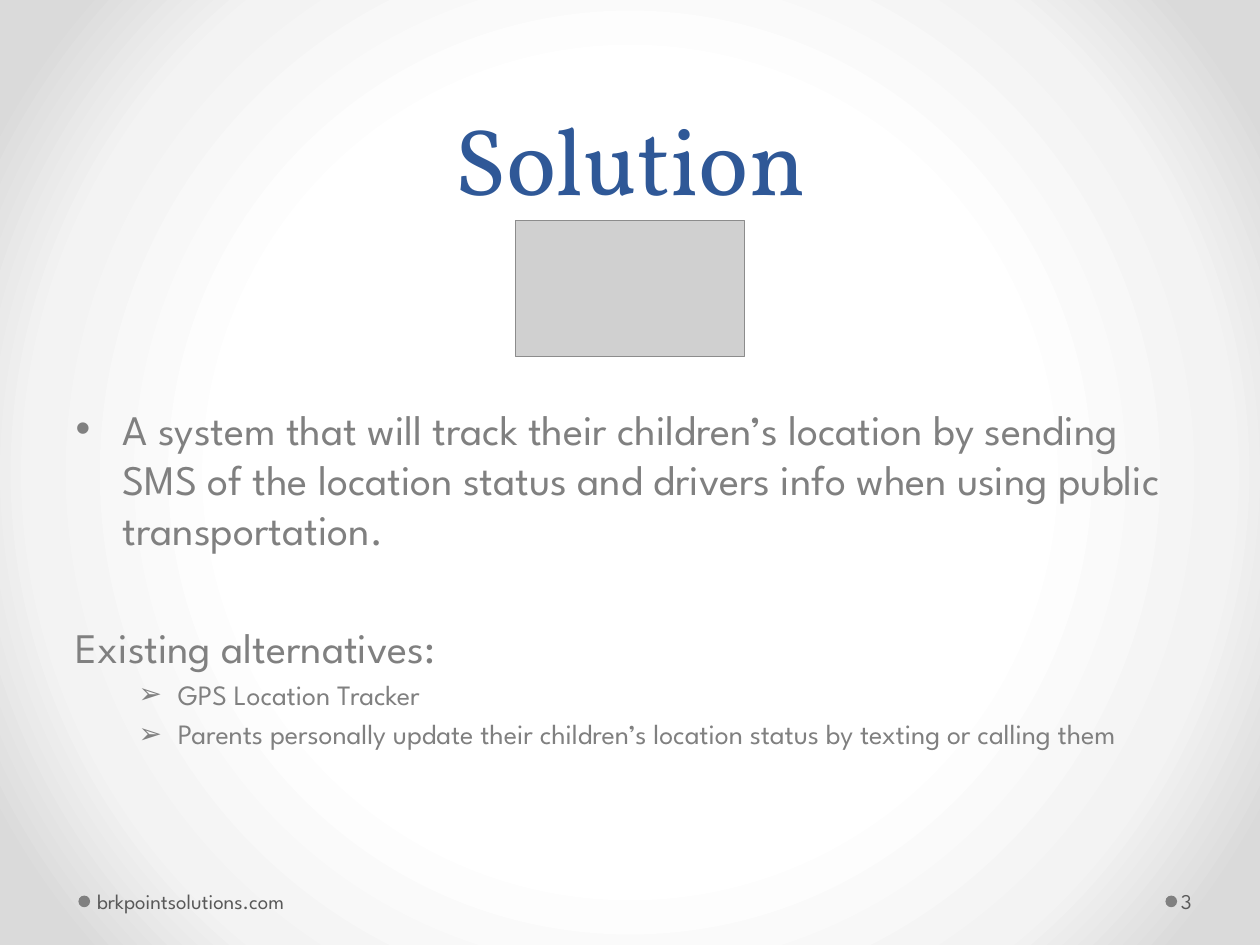
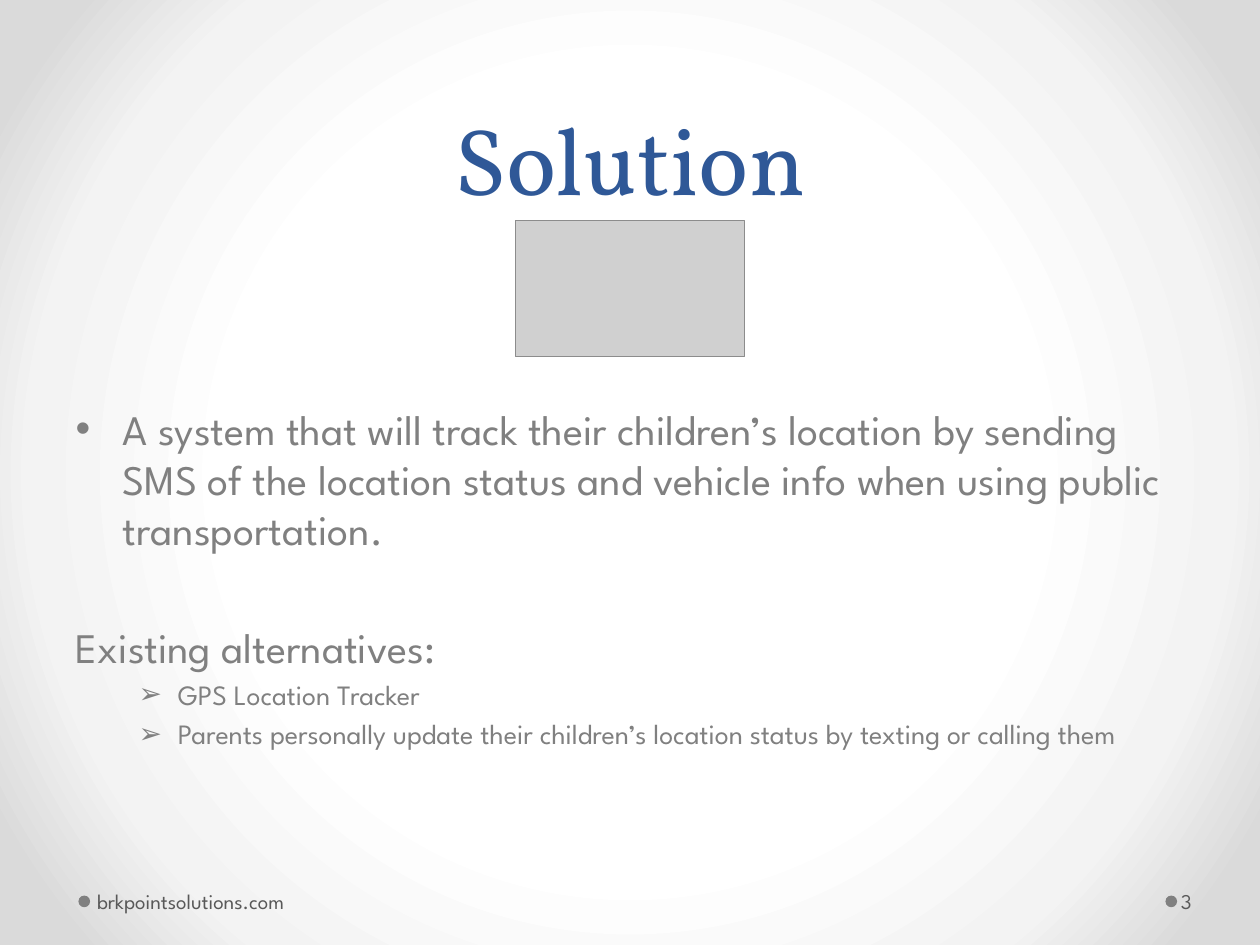
Before and after one commit to germainebautista/titech-cebu-2016, a slide deck: slide 3 of BRKpointSolutions/Jeep Tracer - Lean Canvas Presentation.pptx. Drawn at 1260x945 pixels with LibreOffice and Linux fonts; fonts in the diff are those of the drawing; grey boxes stand for pictures. Boxes give left, top, right and bottom in pixels: in the first picture for what was removed or moved away, otherwise in the second. Text is boxed around its words. In the diff, an @@ line names an element or a change of style, - is before the commit and + after.

```diff
--- a/BRKpointSolutions/Jeep Tracer - Lean Canvas Presentation.pptx
+++ b/BRKpointSolutions/Jeep Tracer - Lean Canvas Presentation.pptx
@@ text at (x1=123, y1=416, x2=1160, y2=554): text changed @@
-• A system that will track their children’s location by sending SMS of the location status and drivers info when using public transportation.
+• A system that will track their children’s location by sending SMS of the location status and vehicle info when using public transportation.
```
Also in this commit, not shown: 1 other file.
